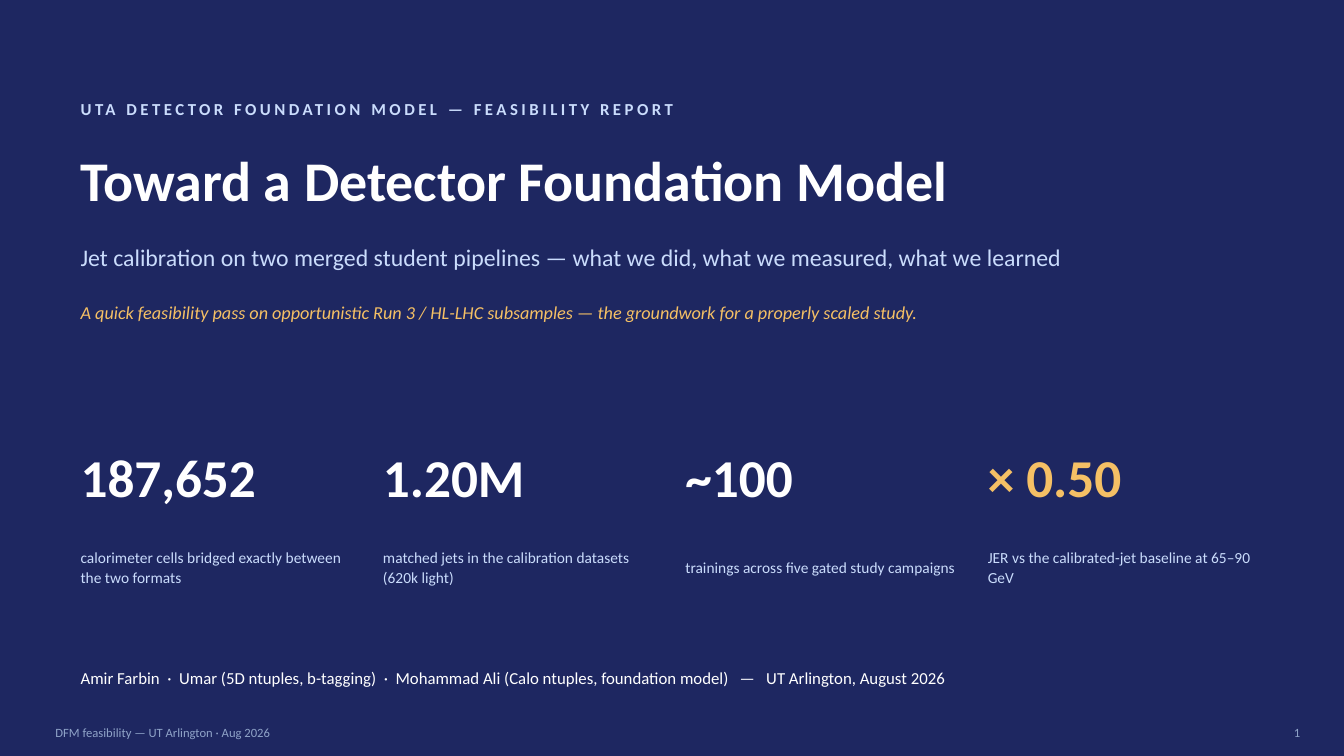
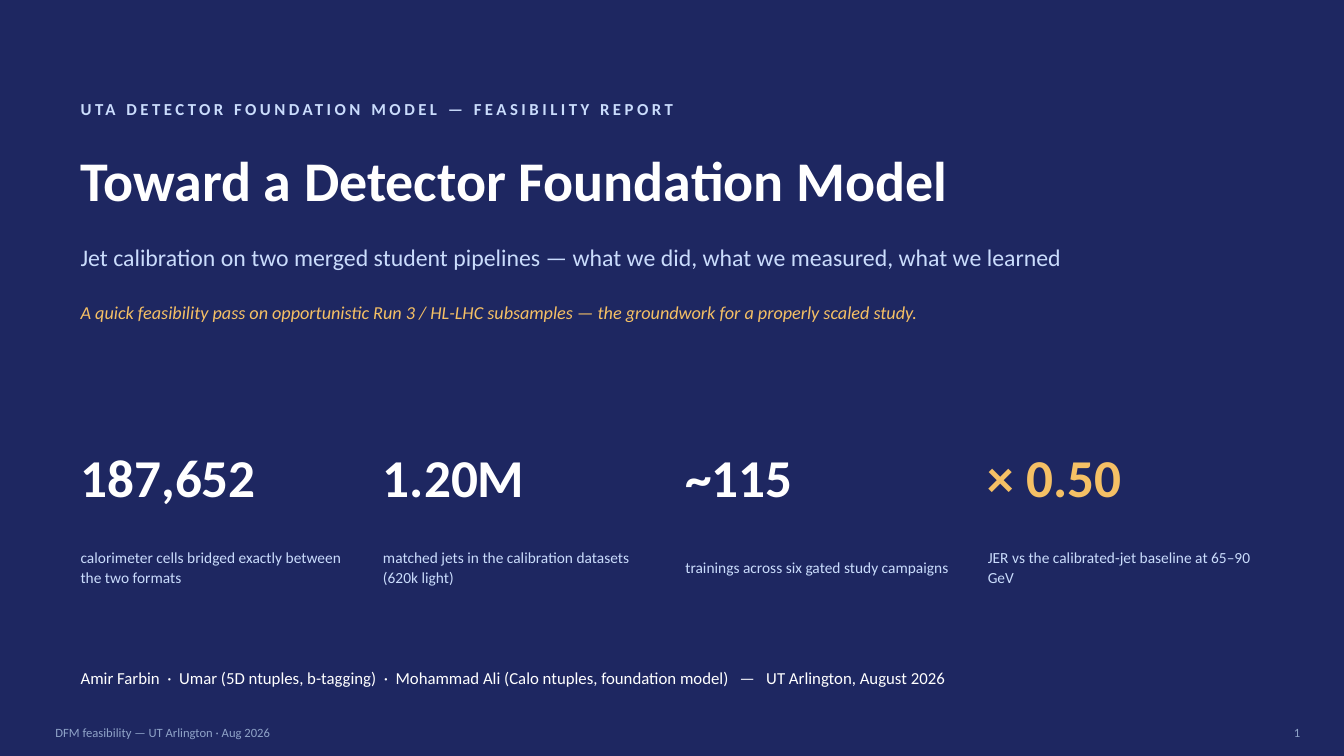
Before and after one commit to afarbin/DetectorFoundationModel, a slide deck: slide 1 of talks/2026-08-feasibility-workshop/DFM_feasibility_workshop.pptx. Drawn at 1344x756 pixels with LibreOffice and Linux fonts; fonts in the diff are those of the drawing. Boxes give left, top, right and bottom in pixels: in the first picture for what was removed or moved away, otherwise in the second. Text is boxed around its words. In the diff, an @@ line names an element or a change of style, - is before the commit and + after.

```diff
--- a/talks/2026-08-feasibility-workshop/DFM_feasibility_workshop.pptx
+++ b/talks/2026-08-feasibility-workshop/DFM_feasibility_workshop.pptx
@@ text at [685, 462, 792, 498]: text changed @@
-~100
+~115
@@ text at [685, 562, 949, 576]: text changed @@
-trainings across five gated study campaigns
+trainings across six gated study campaigns
```
Also in this commit, not shown: 2 other slides changed, 3 slides added, 22 other files.
